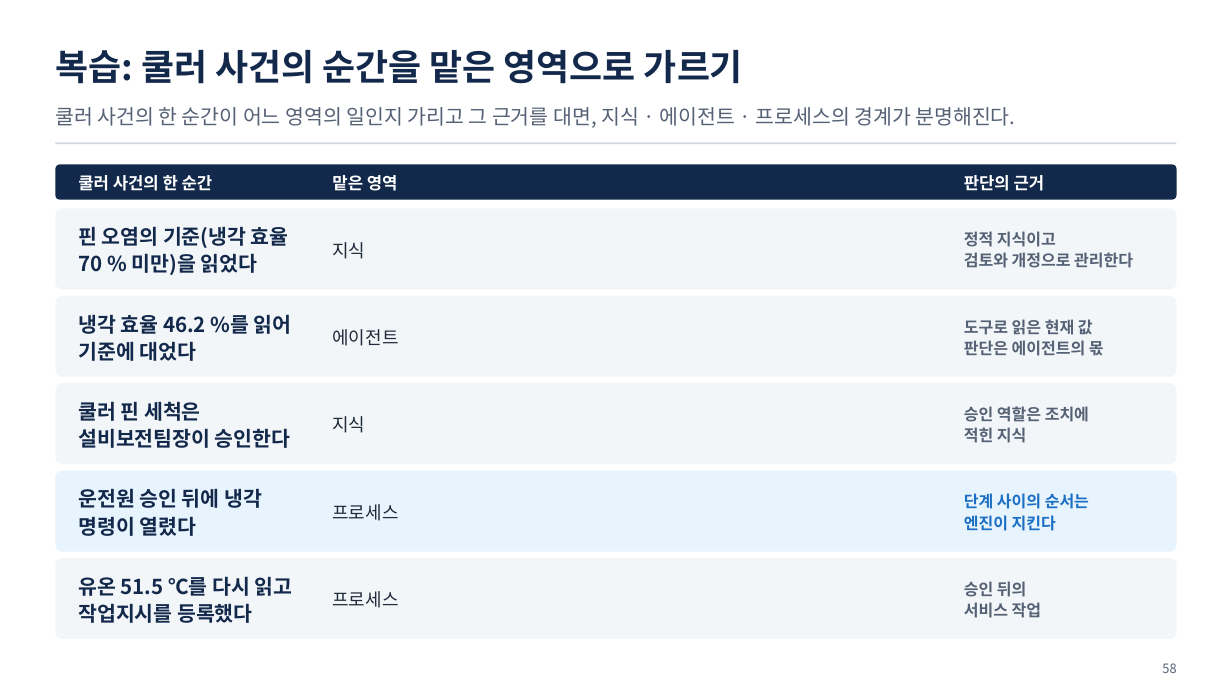
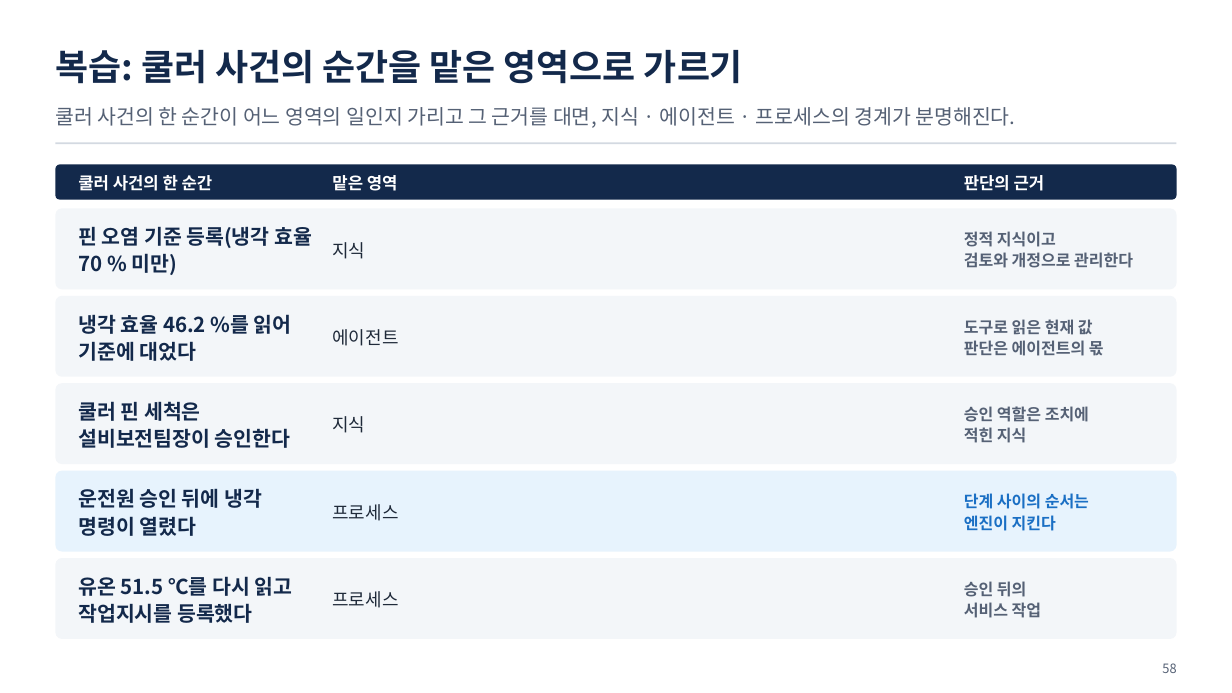
Before and after one commit to uengine-oss/hyd-iot-edu, a slide deck: slide 58 of 산출물/통합반/이론/11회차/통합반_11일차.pptx. Drawn at 1232x693 pixels with LibreOffice and Linux fonts; fonts in the diff are those of the drawing. Boxes give left, top, right and bottom in pixels: in the first picture for what was removed or moved away, otherwise in the second. Text is boxed around its words. In the diff, an @@ line names an element or a change of style, - is before the commit and + after.

```diff
--- a/산출물/통합반/이론/11회차/통합반_11일차.pptx
+++ b/산출물/통합반/이론/11회차/통합반_11일차.pptx
@@ text at (78,226,312,275): text changed @@
-핀 오염의 기준(냉각 효율 70 % 미만)을 읽었다
+핀 오염 기준 등록(냉각 효율 70 % 미만)
```
Also in this commit, not shown: 11 other slides changed, 29 other files.
